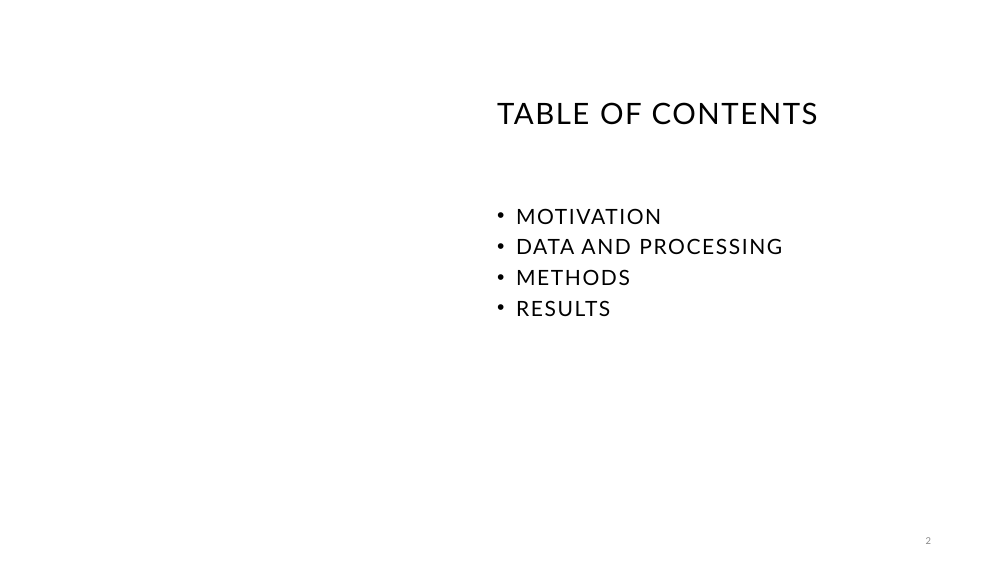
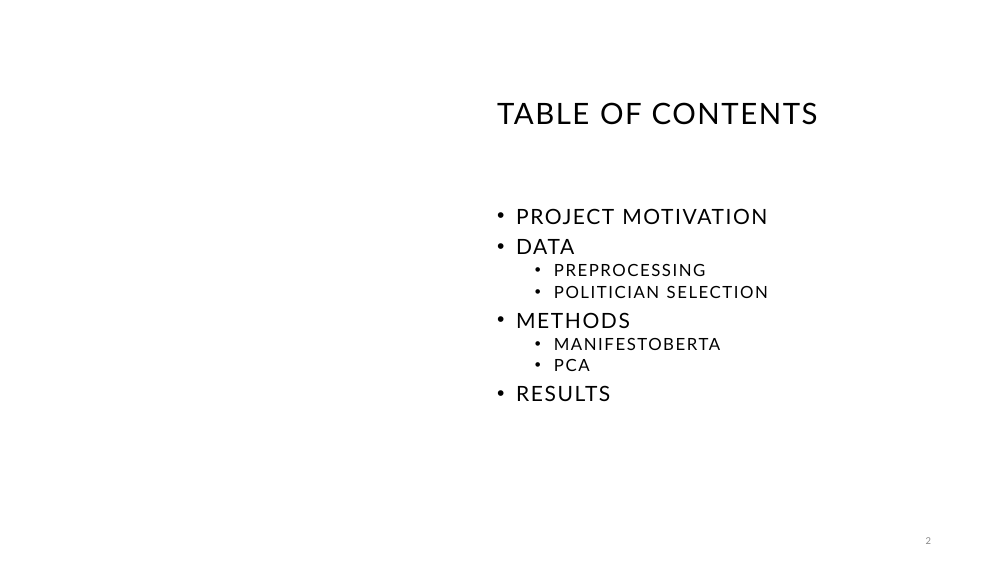
Before and after one commit to EliasHepp/Politricks, a slide deck: slide 2 of final_presentation.odp. Drawn at 1008x567 pixels with LibreOffice and Linux fonts; fonts in the diff are those of the drawing; background and template pictures are left out. Boxes give left, top, right and bottom in pixels: in the first picture for what was removed or moved away, otherwise in the second. Text is boxed around its words. In the diff, an @@ line names an element or a change of style, - is before the commit and + after.

```diff
--- a/final_presentation.odp
+++ b/final_presentation.odp
@@ text at (516, 208, 768, 298): text changed; size 20 to 16 pt @@
-• MOTIVATION
-• DATA AND PROCESSING
+• PROJECT MOTIVATION
+• DATA
+  • PREPROCESSING
+  • POLITICIAN SELECTION
@@ text at (554, 338, 720, 371): paragraphs added @@
+  • MANIFESTOBERTA
+  • PCA
```
Also in this commit, not shown: 2 other slides changed, 8 slides added, 5 slides removed, 1 other file.
